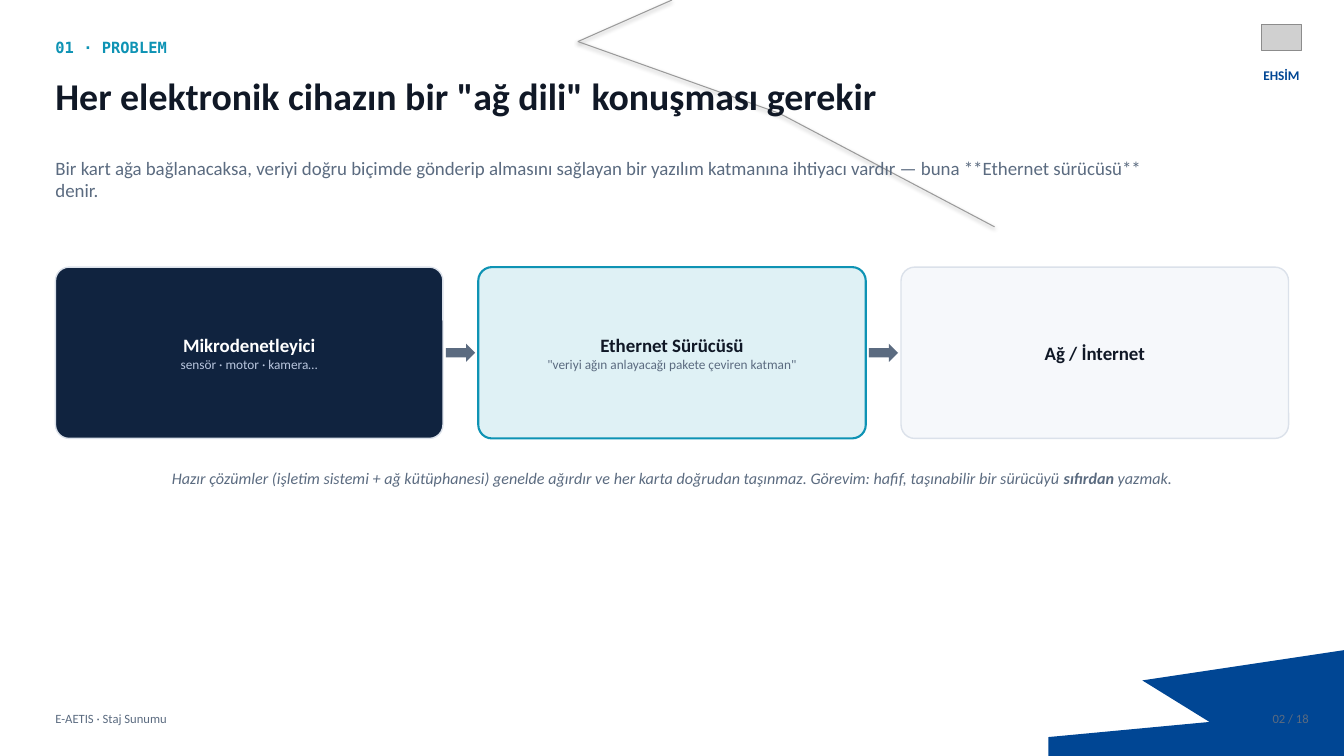
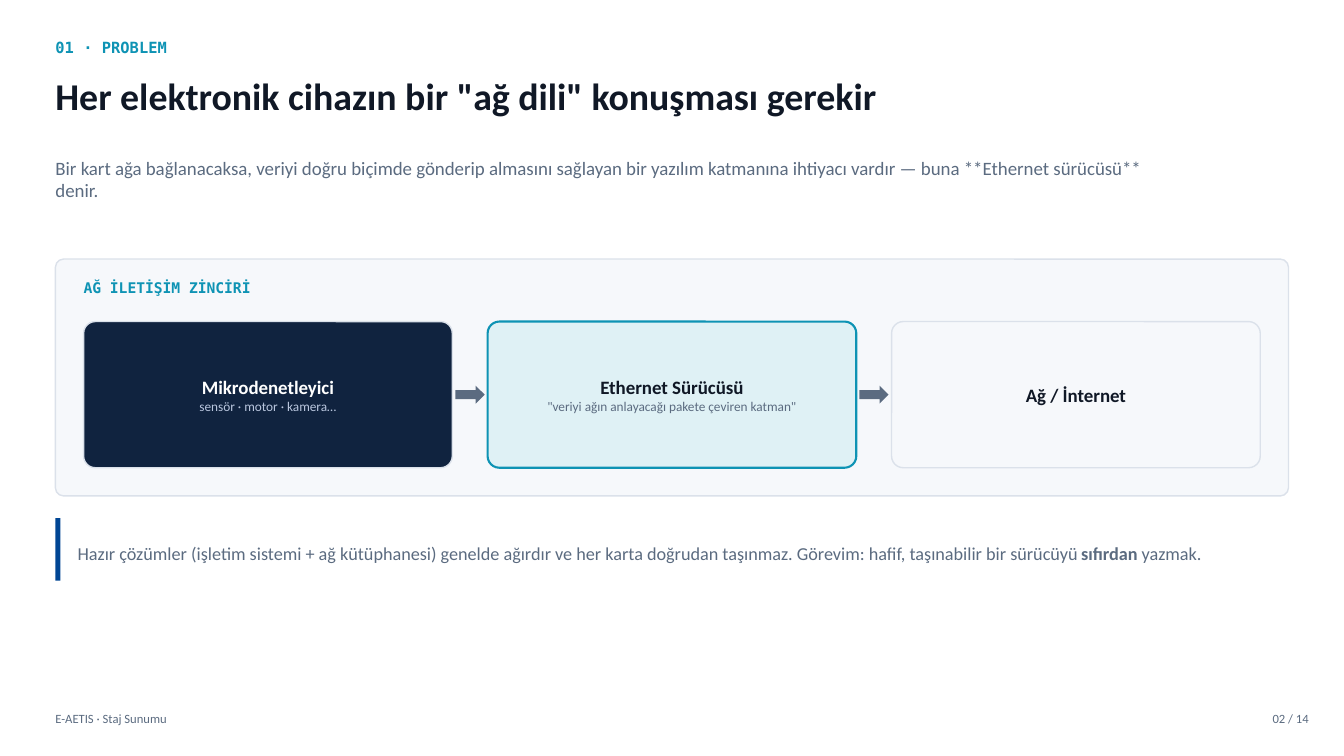
Before and after one commit to k4zmo55/ETH_BSP, a slide deck: slide 2 of sunum/EAETIS_Staj_Sunumu_Taslak.pptx. Drawn at 1344x756 pixels with LibreOffice and Linux fonts; fonts in the diff are those of the drawing; grey boxes stand for pictures; background and template pictures are left out. Boxes give left, top, right and bottom in pixels: in the first picture for what was removed or moved away, otherwise in the second. Text is boxed around its words. In the diff, an @@ line names an element or a change of style, - is before the commit and + after.

```diff
--- a/sunum/EAETIS_Staj_Sunumu_Taslak.pptx
+++ b/sunum/EAETIS_Staj_Sunumu_Taslak.pptx
@@ line removed from (673, 0) to (578, 41) @@
@@ picture removed at (1261,24,1302,50) @@
@@ line removed from (578, 41) to (779, 113) @@
@@ text removed at (1263,69,1299,80) @@
-EHSİM
@@ line removed from (779, 113) to (995, 227) @@
@@ rounded rectangle added at (55,259,1289,496), fill #F6F8FB, outline #DBE1EA 1 pt @@
@@ text added at (84,281,251,296), 10.5 pt, text #0E93B4, bold @@
+AĞ İLETİŞİM ZİNCİRİ
@@ rounded rectangle "Mikrodenetleyici": place and size @@
-rounded rectangle "Mikrodenetleyici" at (55,267,443,439)
+rounded rectangle "Mikrodenetleyici" at (84,322,453,468)
@@ rounded rectangle "Ethernet Sürücüsü": place and size @@
-rounded rectangle "Ethernet Sürücüsü" at (478,267,865,439)
+rounded rectangle "Ethernet Sürücüsü" at (488,322,857,468)
@@ rounded rectangle "Ağ / İnternet": place and size @@
-rounded rectangle "Ağ / İnternet" at (901,267,1289,439)
+rounded rectangle "Ağ / İnternet" at (892,322,1261,468)
@@ right arrow: place and size @@
-right arrow at (446,344,475,362)
+right arrow at (456,386,485,404)
@@ right arrow: place and size @@
-right arrow at (869,344,898,362)
+right arrow at (860,386,889,404)
@@ rectangle added at (55,518,60,581), fill #004694 @@
@@ text "Hazır çözümler (işletim sistemi + ...": place and size @@
-text "Hazır çözümler (işletim sistemi + ..." at (172,472,1172,487)
+text "Hazır çözümler (işletim sistemi + ..." at (78,547,1202,563)
@@ text "Hazır çözümler (işletim sistemi + ..." at (78,547,1202,563): size 11.5 to 13 pt, italic off; alignment centre to left; vertical alignment top to middle @@
@@ freeform shape removed at (1049,650,1344,756) @@
@@ text at (1273,715,1309,723): text changed @@
-02 / 18
+02 / 14
```
Also in this commit, not shown: 12 other slides changed, 4 slides removed, 4 other files.
